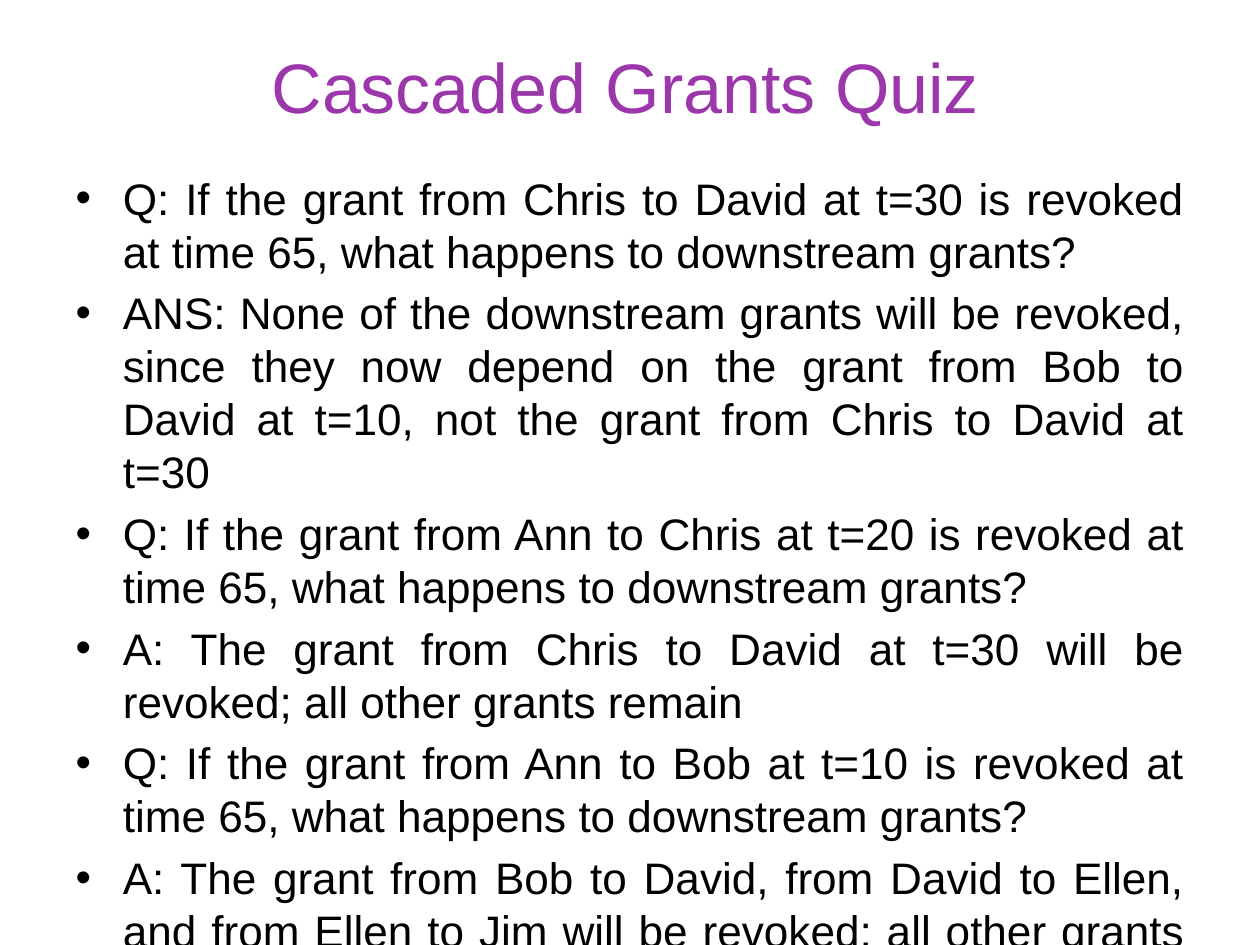
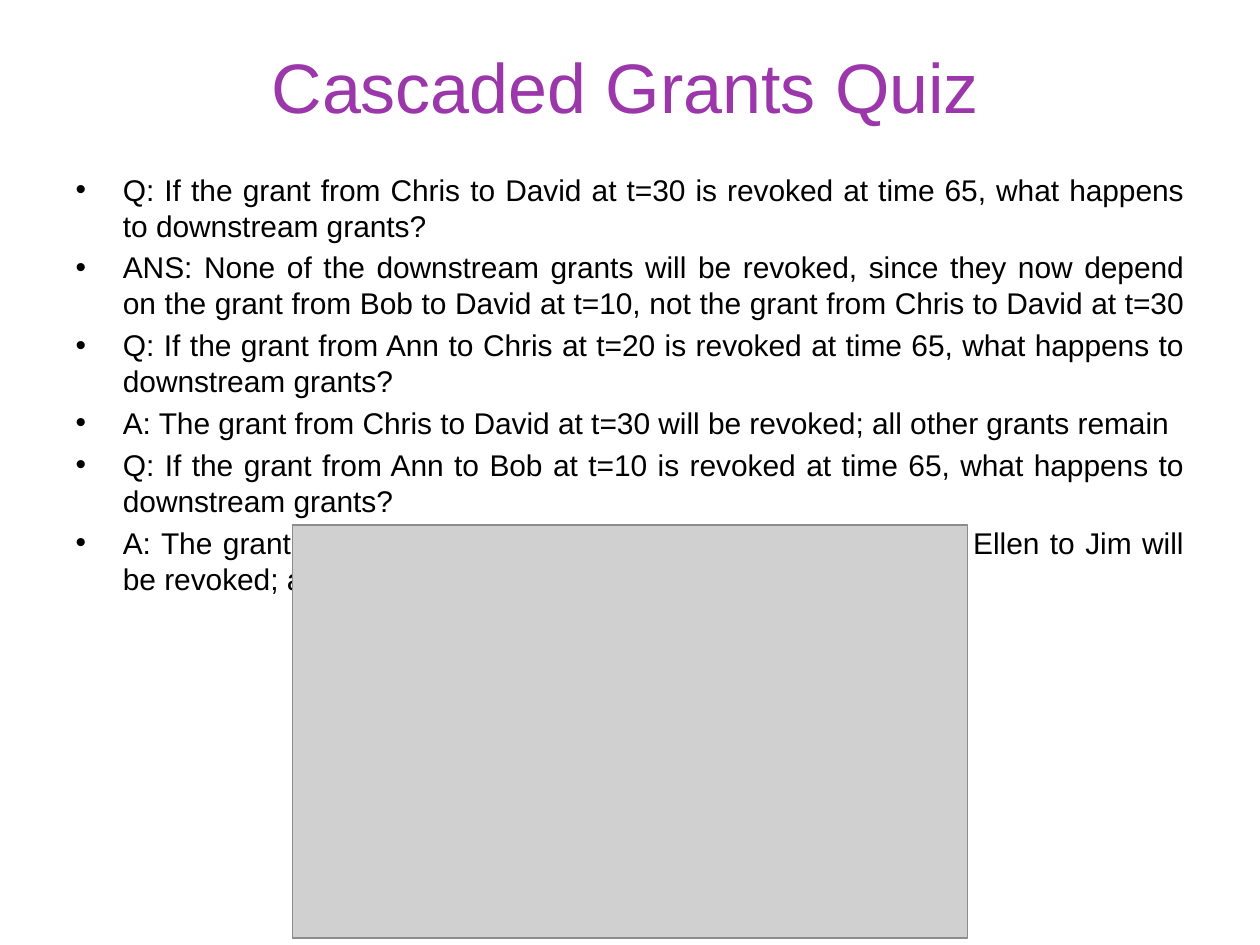
Before and after one commit to gulaoshi/gu.github.io, a slide deck: slide 19 of InfoSec/PPTs/CH05-Database and Cloud Security NEW.pptx. Drawn at 1260x945 pixels with LibreOffice and Linux fonts; fonts in the diff are those of the drawing; grey boxes stand for pictures. Boxes give left, top, right and bottom in pixels: in the first picture for what was removed or moved away, otherwise in the second. Text is boxed around its words. In the diff, an @@ line names an element or a change of style, - is before the commit and + after.

```diff
--- a/InfoSec/PPTs/CH05-Database and Cloud Security NEW.pptx
+++ b/InfoSec/PPTs/CH05-Database and Cloud Security NEW.pptx
@@ text "Q: If the grant from ..." at [123,179,1184,559]: size 25.2 to 17.1 pt; less space between paragraphs @@
@@ picture added at [292,525,968,939] @@
```
Also in this commit, not shown: 10 other files.
